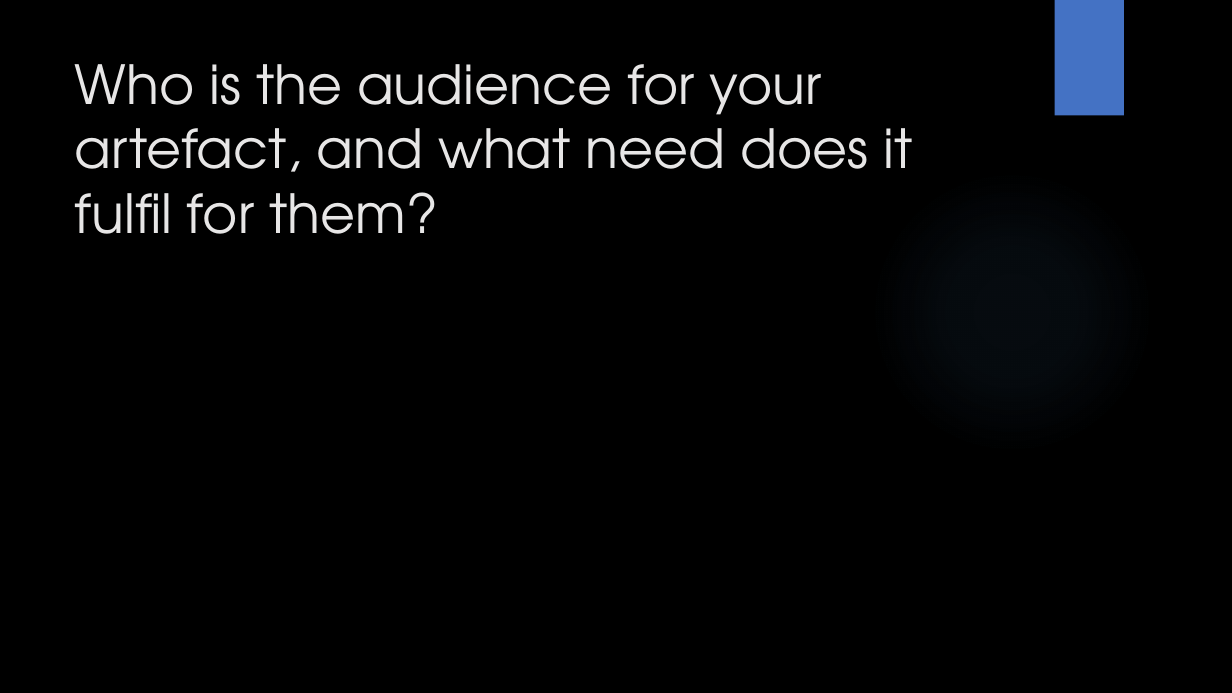
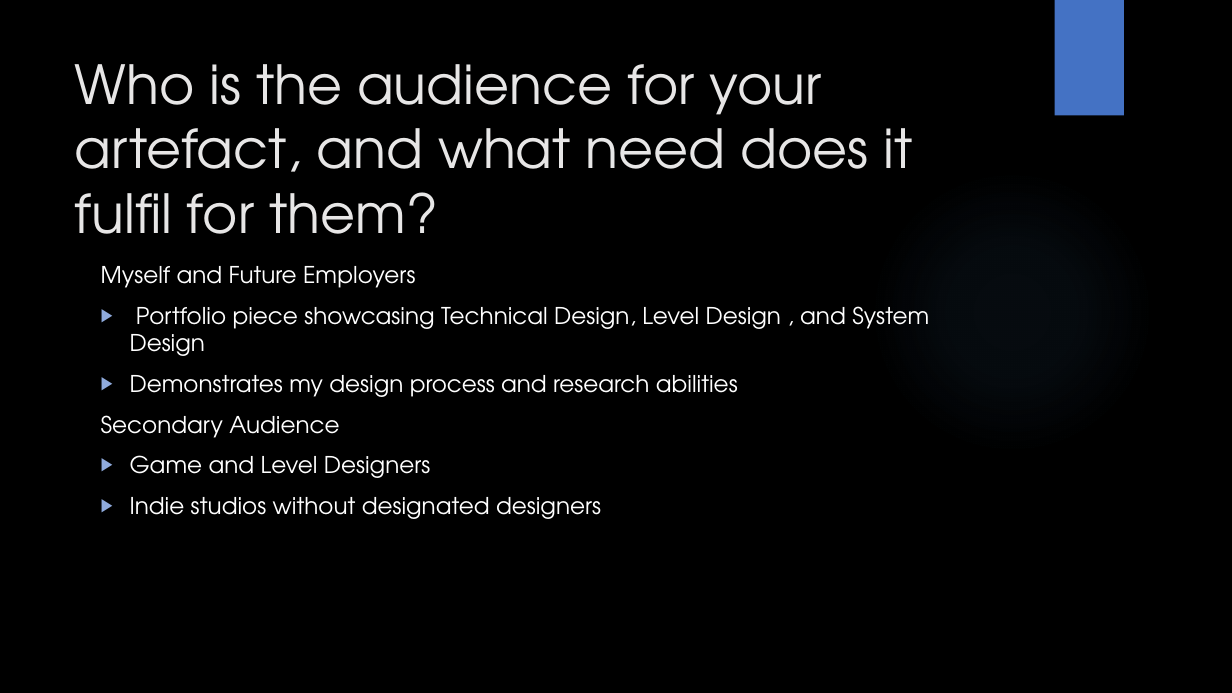
Before and after one commit to Mdot5596/MA-Dissertation, a slide deck: slide 8 of Project Proposal/GAM708 Proposal Presentation.pptx (slide 7 before the commit). Drawn at 1232x693 pixels with LibreOffice and Linux fonts; fonts in the diff are those of the drawing; background and template pictures are left out. Boxes give left, top, right and bottom in pixels: in the first picture for what was removed or moved away, otherwise in the second. Text is boxed around its words. In the diff, an @@ line names an element or a change of style, - is before the commit and + after.

```diff
--- a/Project Proposal/GAM708 Proposal Presentation.pptx
+++ b/Project Proposal/GAM708 Proposal Presentation.pptx
@@ text added at (x1=101, y1=266, x2=929, y2=519), 18 pt, text #FFFFFF @@
+  Myself and Future Employers
+  ▶ Portfolio piece showcasing Technical Design, Level Design , and System Design
+  ▶ Demonstrates my design process and research abilities
+  Secondary Audience
+  ▶ Game and Level Designers
+  ▶ Indie studios without designated designers
```
Also in this commit, not shown: 1 other slide changed, 1 slide added, 1 other file.
